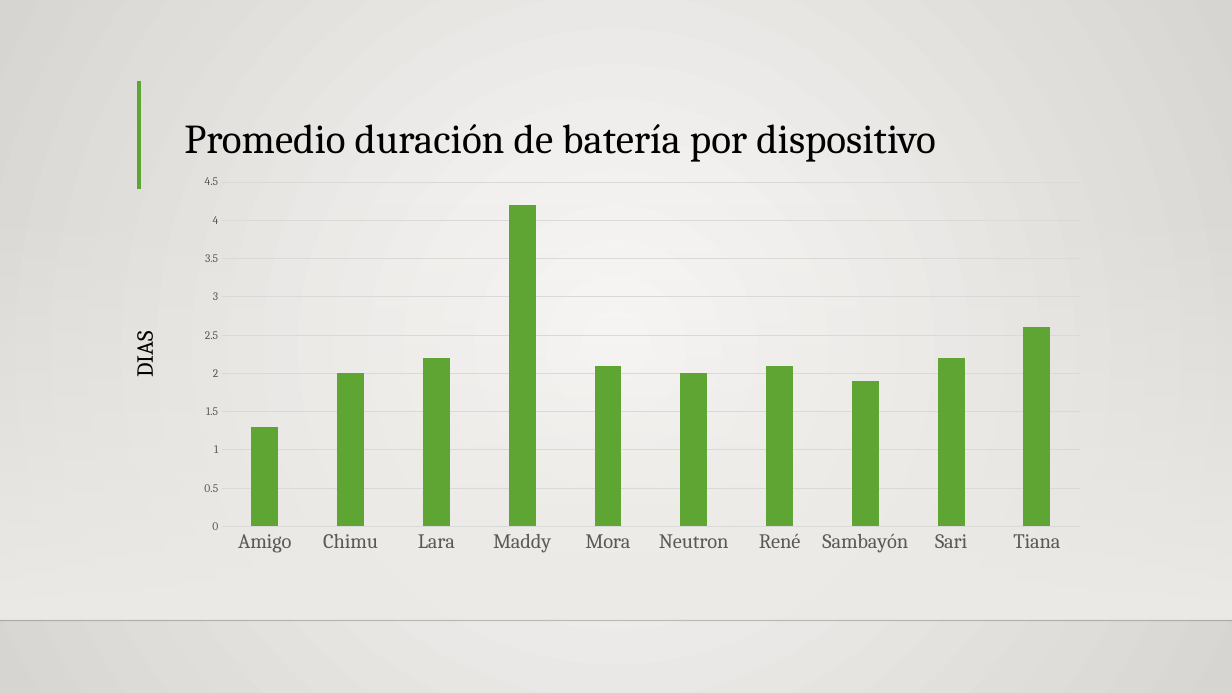
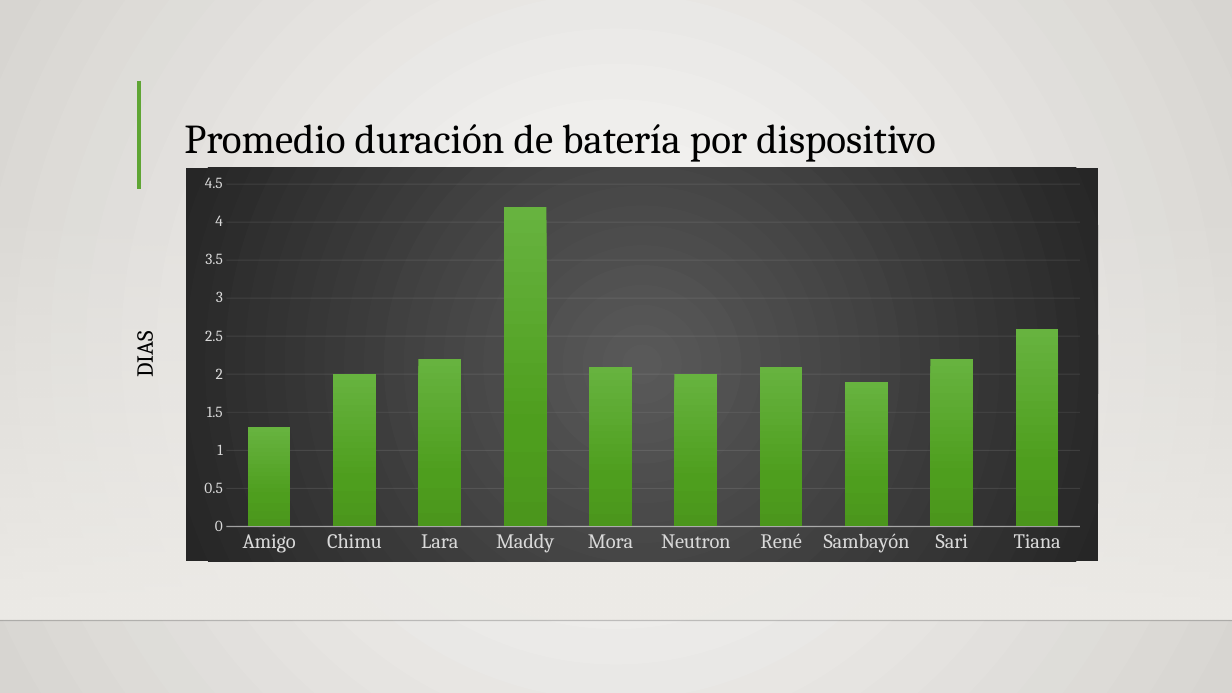
Before and after one commit to Siriusg2/resumenipa, a slide deck: slide 4 of excel_reports/IPApresentacion.pptx. Drawn at 1232x693 pixels with LibreOffice and Linux fonts; fonts in the diff are those of the drawing; background and template pictures are left out. Boxes give left, top, right and bottom in pixels: in the first picture for what was removed or moved away, otherwise in the second. Text is boxed around its words. In the diff, an @@ line names an element or a change of style, - is before the commit and + after.

```diff
--- a/excel_reports/IPApresentacion.pptx
+++ b/excel_reports/IPApresentacion.pptx
@@ column chart at <box>186,167,1098,561</box> @@
@@ colour of Series 1 #5FA534 to gradient #68B340 to #4F9E1F to #4B961D @@
@@ category axis changed @@
@@ value axis changed @@
@@ bar spacing changed @@
@@ background changed @@
```
Also in this commit, not shown: 2 other slides changed, 1 other file.
